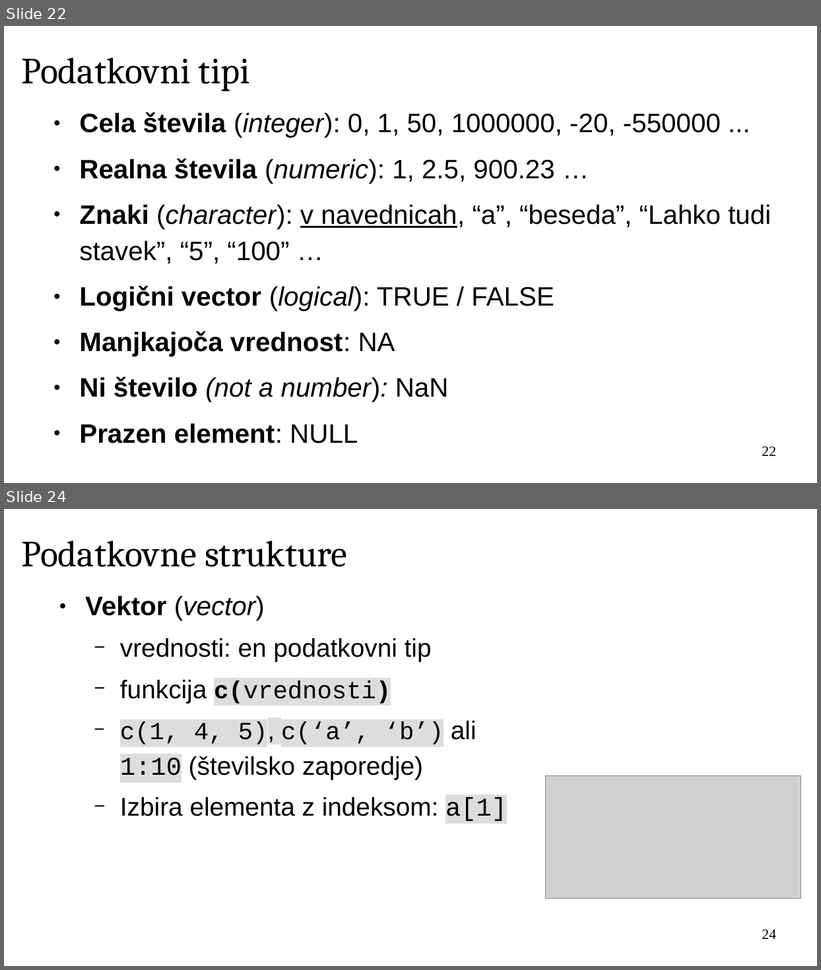
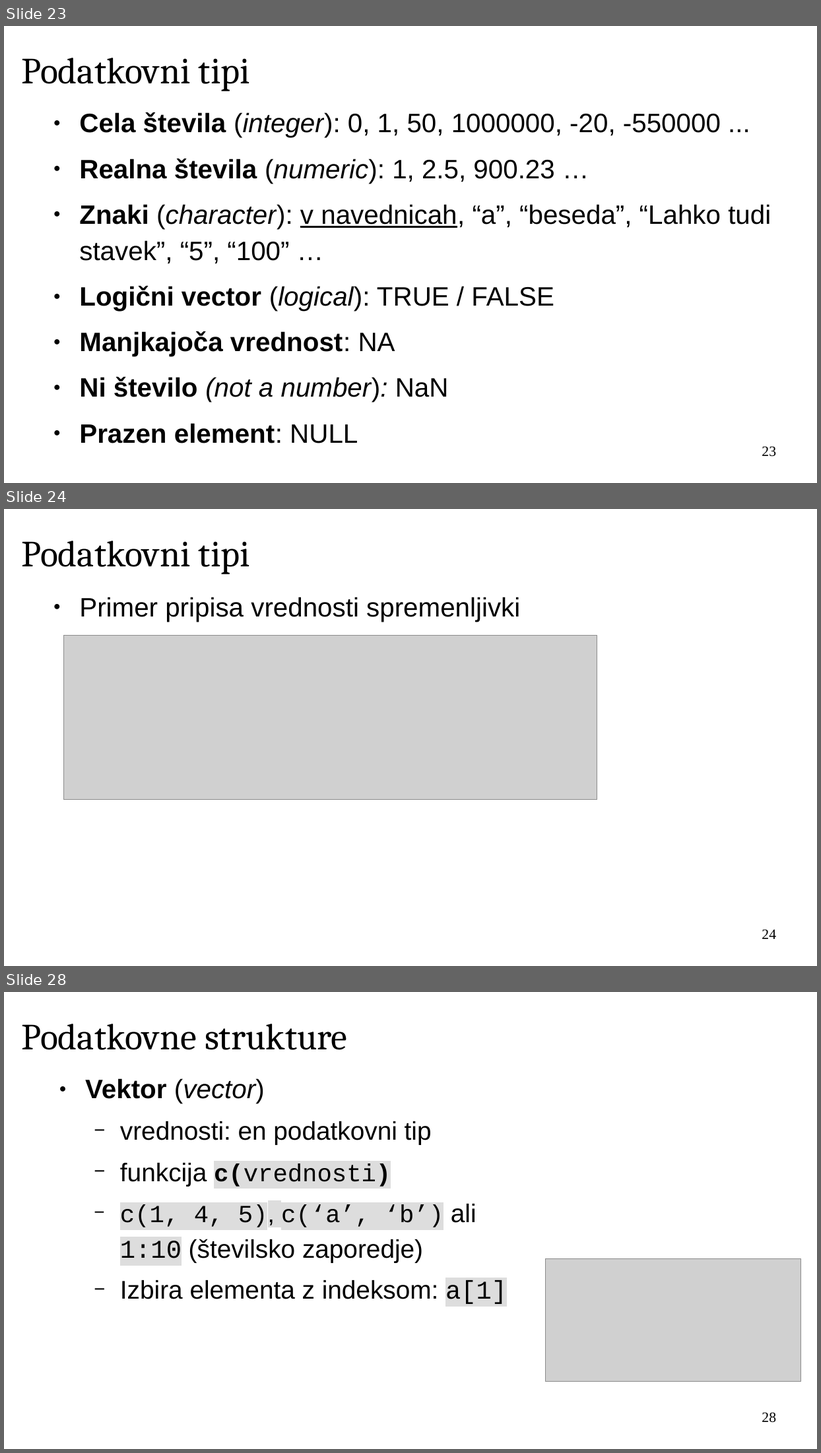
Before and after one commit to janaobsteter/R_tecaj, a slide deck: ModulA/IT_Rtecaj_ModulA.odp. Shown one above the other, each under a label of ours: slides 22 and 24 before the commit, slides 23, 24 and 28 after it; the slides between them are not shown. The pictures are 821x970 and 821x1453 pixels, drawn with LibreOffice and Linux fonts; fonts in the diff are those of the drawing; grey boxes stand for pictures; background and template pictures are left out. Boxes give left, top, right and bottom in pixels: in the first picture for what was removed or moved away, otherwise in the second. Text is boxed around its words. In the diff, an @@ line names an element or a change of style, - is before the commit and + after.

```diff
--- a/ModulA/IT_Rtecaj_ModulA.odp
+++ b/ModulA/IT_Rtecaj_ModulA.odp
@@ slide 24 added at (4, 509, 817, 966), background #FFFFFF @@
@@ title added at (21, 541, 250, 574), 36 pt, text #000000 @@
+Podatkovni tipi
@@ text added at (79, 597, 520, 622), 26 pt, text #000000 @@
+● Primer pripisa vrednosti spremenljivki
@@ picture added at (64, 636, 597, 801) @@
@@ page number added at (762, 929, 776, 939), 14 pt, text #000000 @@
+24
@@ what was slide 22 is now slide 23 @@
@@ page number at (762, 446, 776, 457): text changed @@
-22
+23
@@ what was slide 24 is now slide 28 @@
@@ page number at (762, 1412, 776, 1423): text changed @@
-24
+28
```
Also in this commit, not shown: 17 slides changed, 4 other slides added, 1 slide removed, 10 other files.
